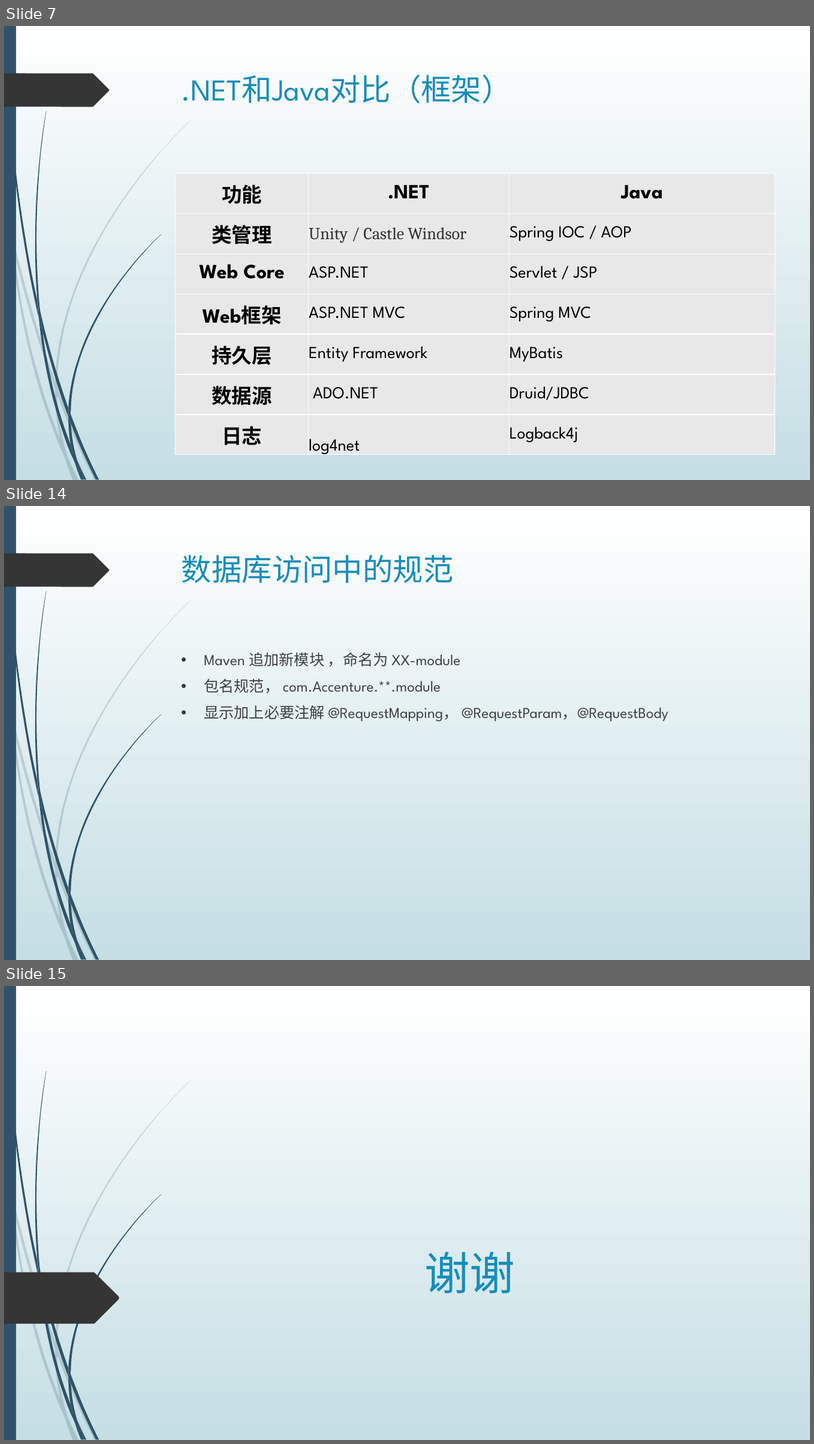
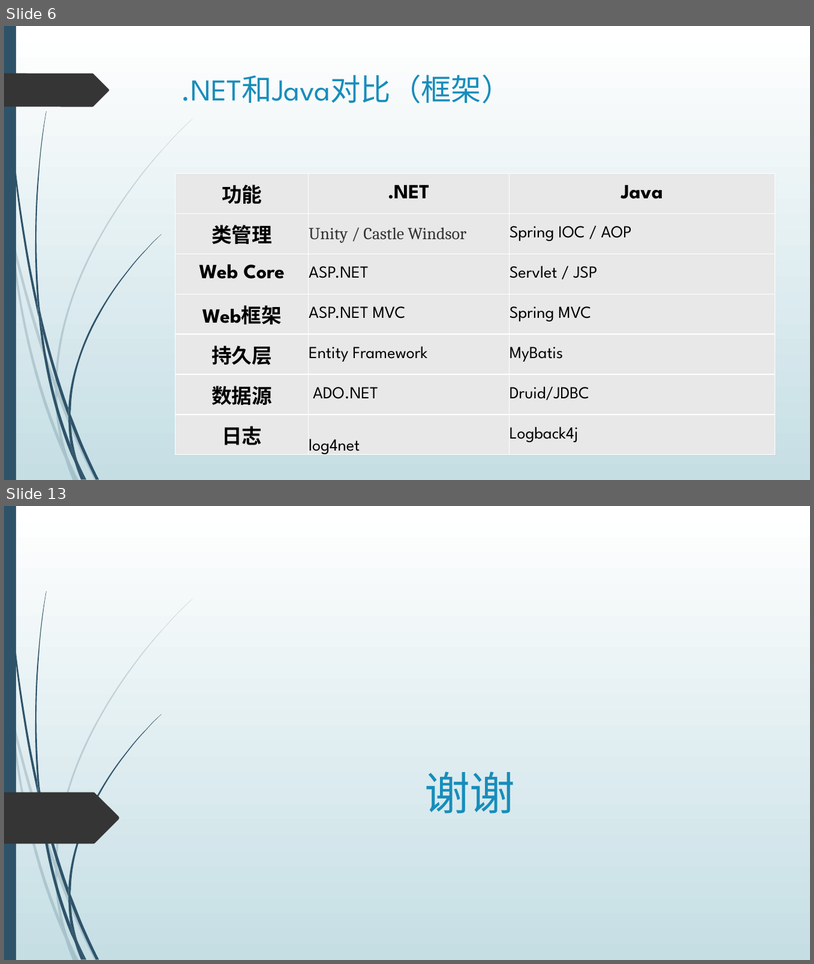
Before and after one commit to dean2015/documents, a slide deck: 201805/JAVA 基础介绍.pptx. Shown one above the other, each under a label of ours: slides 7, 14 and 15 before the commit, slides 6 and 13 after it; the slides between them are not shown. The pictures are 814x1444 and 814x964 pixels, drawn with LibreOffice and Linux fonts; fonts in the diff are those of the drawing. Boxes give left, top, right and bottom in pixels: in the first picture for what was removed or moved away, otherwise in the second. Text is boxed around its words. In the diff, an @@ line names an element or a change of style, - is before the commit and + after.

```diff
--- a/201805/JAVA 基础介绍.pptx
+++ b/201805/JAVA 基础介绍.pptx
@@ slide 14 removed at box(4, 506, 810, 960), background gradient #FFFFFF to #C5DEE5; not listed: 24 template elements that a slide beside it also shows @@
@@ title removed at box(182, 555, 454, 583) @@
-数据库访问中的规范
@@ text removed at box(204, 652, 669, 721) @@
-• Maven 追加新模块 ，命名为 XX-module
-• 包名规范， com.Accenture.**.module
-• 显示加上必要注解 @RequestMapping， @RequestParam，@RequestBody
@@ what was slide 7 is now slide 6 @@
@@ what was slide 15 is now slide 13 @@
```
Also in this commit, not shown: 4 slides changed, 3 slides added, 4 other slides removed, 12 other files.
